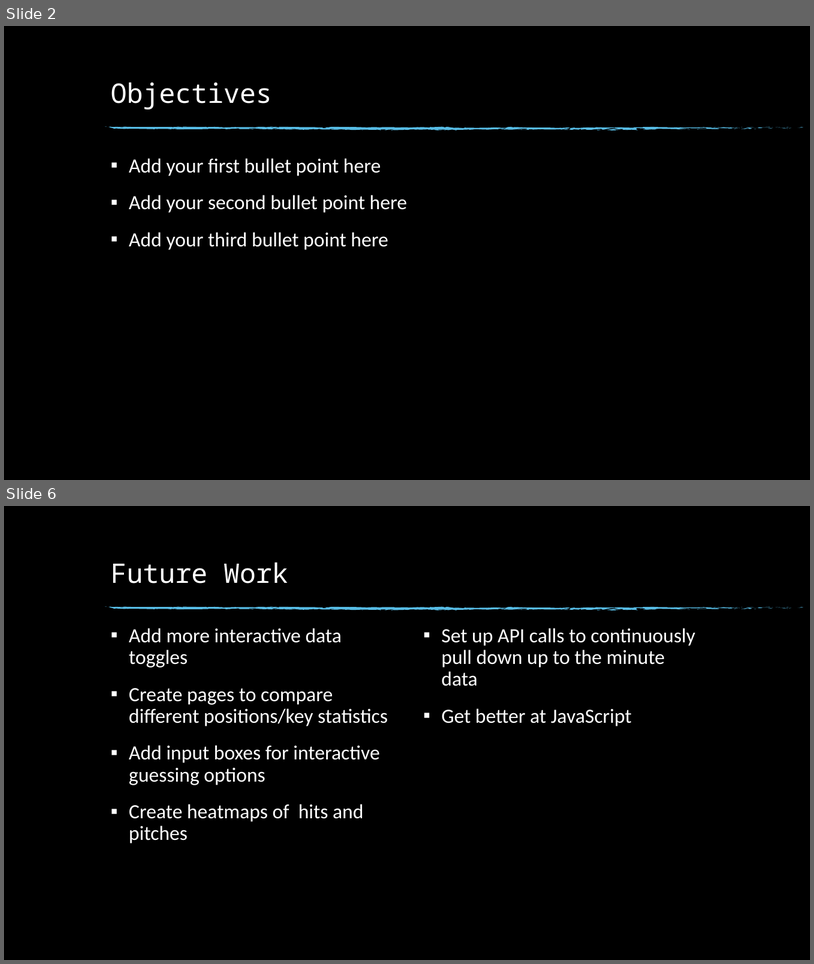
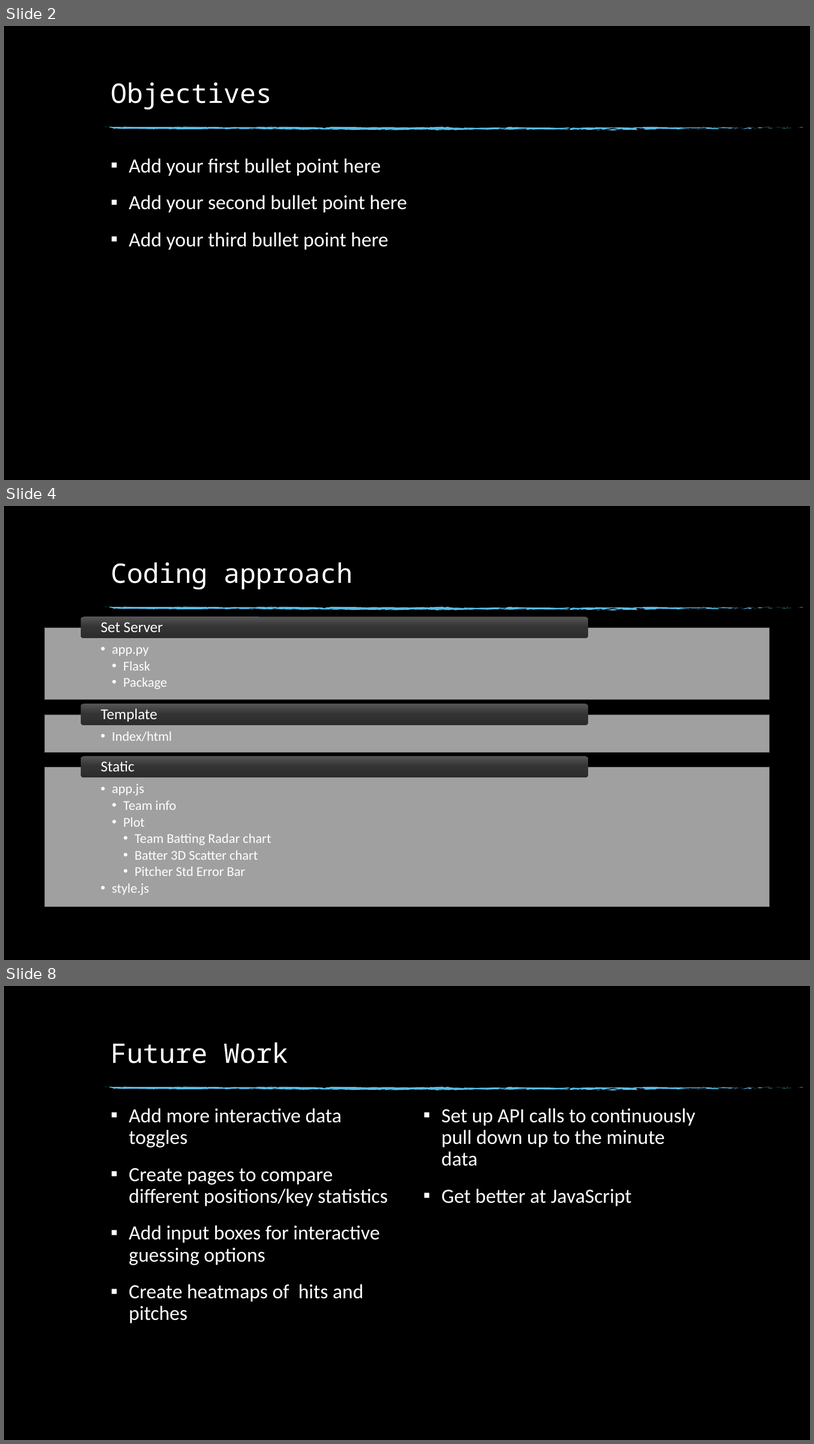
Before and after one commit to LeaLamatina/Project-2, a slide deck: Comparative Baseball Dashboard.pptx. Shown one above the other, each under a label of ours: slides 2 and 6 before the commit, slides 2, 4 and 8 after it; the slides between them are not shown. The pictures are 814x964 and 814x1444 pixels, drawn with LibreOffice and Linux fonts; fonts in the diff are those of the drawing; background and template pictures are left out. Boxes give left, top, right and bottom in pixels: in the first picture for what was removed or moved away, otherwise in the second. Text is boxed around its words. In the diff, an @@ line names an element or a change of style, - is before the commit and + after.

```diff
--- a/Comparative Baseball Dashboard.pptx
+++ b/Comparative Baseball Dashboard.pptx
@@ slide 4 added at [4, 506, 810, 960], background picture (left out); not listed: 74 template elements that a slide beside it also shows @@
@@ title added at [111, 562, 353, 589], 32 pt, text #FFFFFF @@
+Coding approach
@@ group added at [45, 617, 770, 906]: 6 texts, 3 rectangles, 3 rounded rectangles @@
+  •• app.py
+    •• Flask
+    •• Package
+Set Server
+  •• Index/html
+Template
+  •• app.js
+    •• Team info
+    •• Plot
+      •• Team Batting Radar chart
+      •• Batter 3D Scatter chart
+      •• Pitcher Std Error Bar
+  •• style.js
+Static
@@ what was slide 6 is now slide 8 @@
```
Also in this commit, not shown: 2 slides changed, 1 other slide added, 2 other files.
